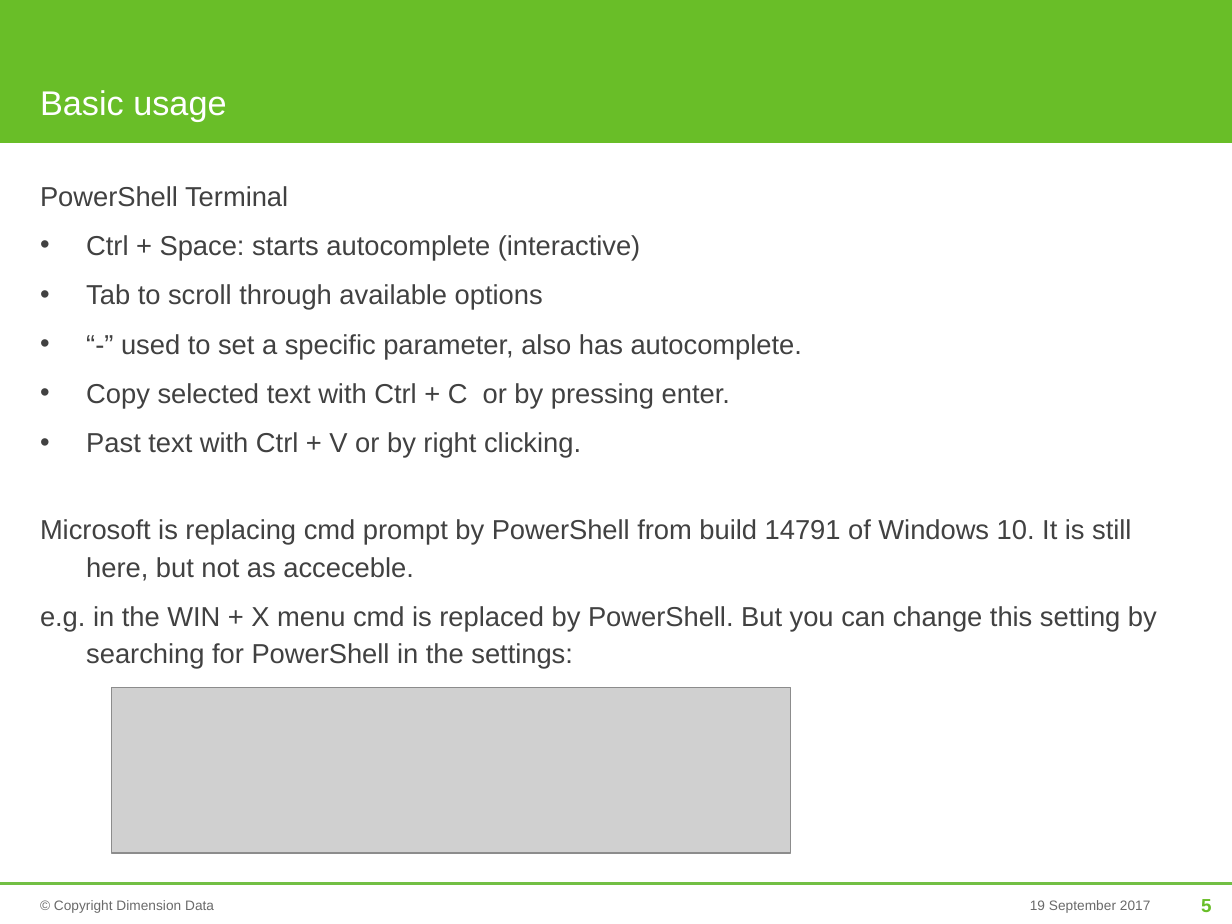
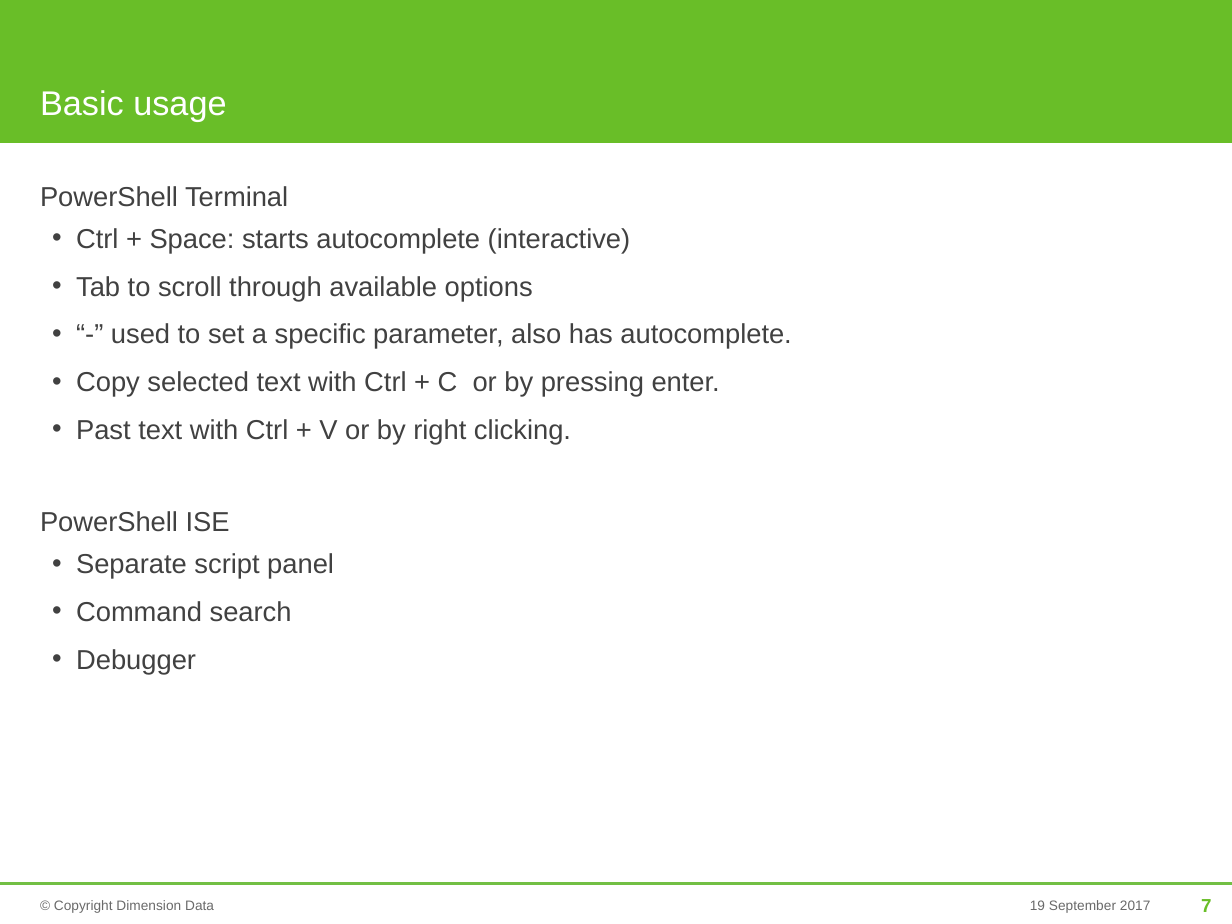
Before and after one commit to mjrio/mjr-tooling-poweshell, a slide deck: slide 7 of BasicPowerShell.pptx (slide 5 before the commit). Drawn at 1232x924 pixels with LibreOffice and Linux fonts; fonts in the diff are those of the drawing; grey boxes stand for pictures; background and template pictures are left out. Boxes give left, top, right and bottom in pixels: in the first picture for what was removed or moved away, otherwise in the second. Text is boxed around its words. In the diff, an @@ line names an element or a change of style, - is before the commit and + after.

```diff
--- a/BasicPowerShell.pptx
+++ b/BasicPowerShell.pptx
@@ text at box(76, 228, 791, 445): list level 1 to 2 in "Ctrl + Space: starts autocomplete ..."; list level 1 to 2 in "Tab to scroll through available ..."; list level 1 to 2 in "“-” used to set a ..."; list level 1 to 2 in "Copy selected text with Ctrl ..."; list level 1 to 2 in "Past text with Ctrl + ..." @@
@@ text at box(40, 511, 334, 674): text changed @@
-Microsoft is replacing cmd prompt by PowerShell from build 14791 of Windows 10. It is still here, but not as acceceble.
-e.g. in the WIN + X menu cmd is replaced by PowerShell. But you can change this setting by searching for PowerShell in the settings:
+PowerShell ISE
+  • Separate script panel
+  • Command search
+  • Debugger
@@ picture removed at box(112, 687, 791, 853) @@
@@ page number at box(1201, 899, 1211, 912): text changed @@
-5
+7
```
Also in this commit, not shown: 7 other slides changed, 7 slides added.
